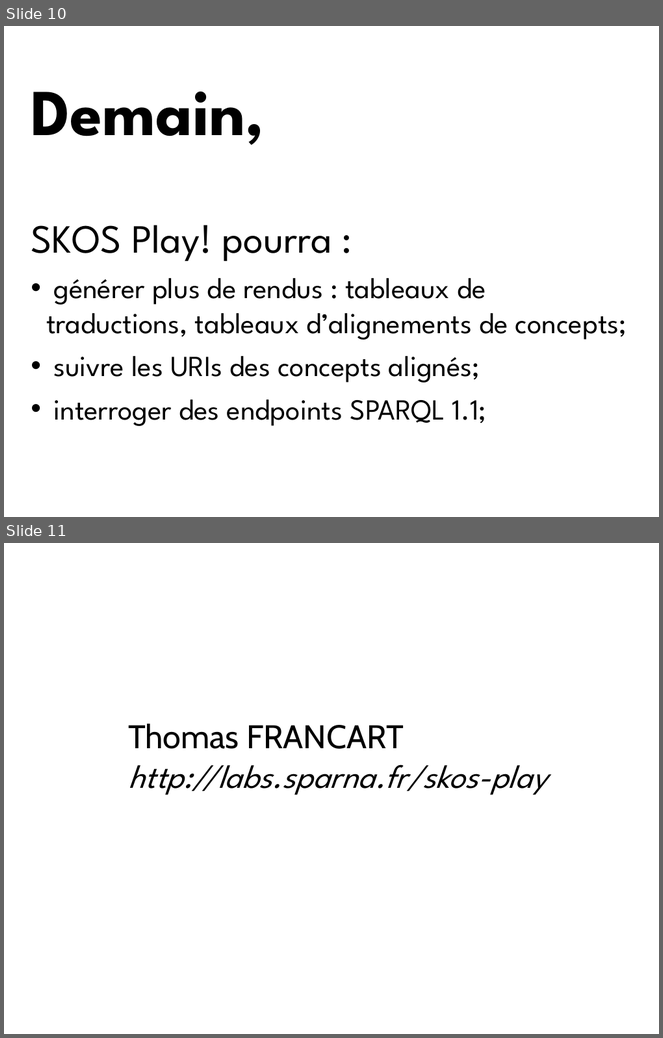
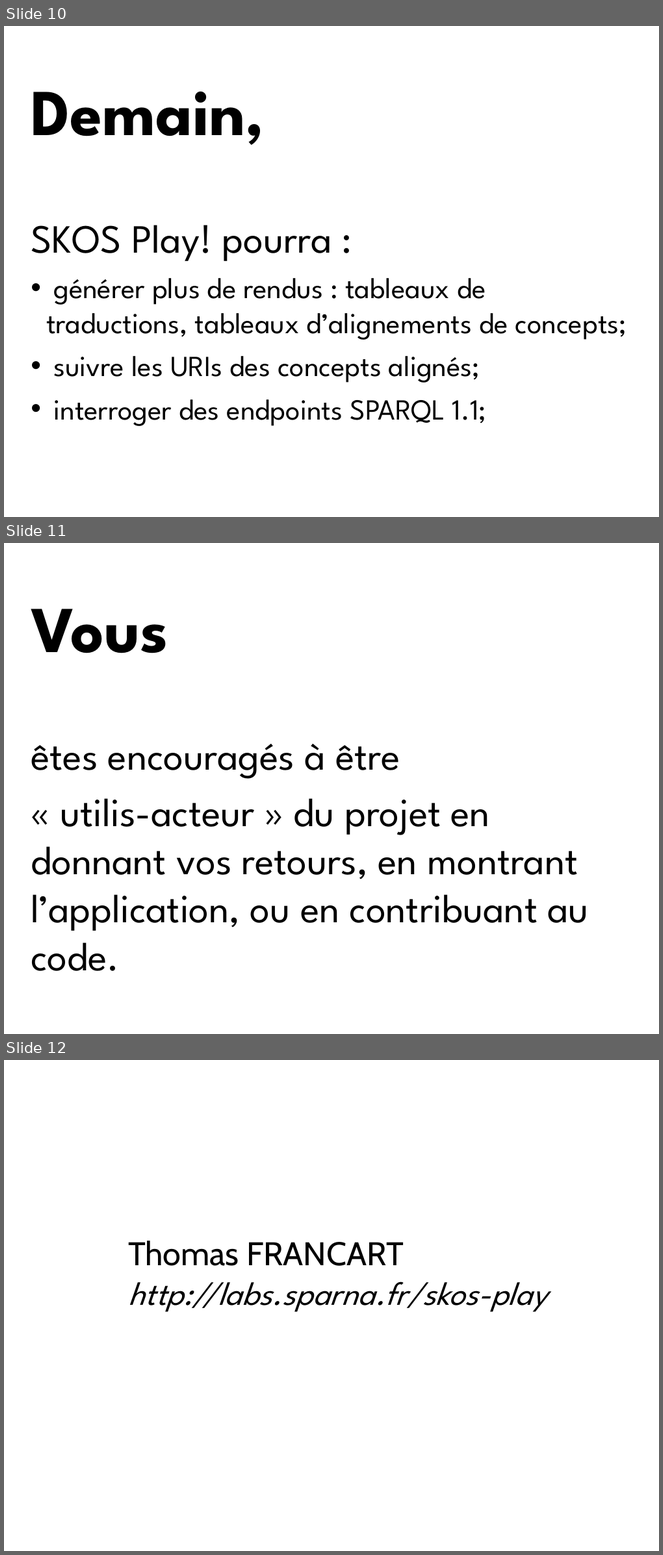
Before and after one commit to sparna-git/skos-play, a slide deck: fr.sparna/rdf/skos-play/src/site/SKOS-Play.ppt. Shown one above the other, each under a label of ours: slides 10 and 11 before the commit, slides 10, 11 and 12 after it. The pictures are 663x1038 and 663x1555 pixels, drawn with LibreOffice and Linux fonts; fonts in the diff are those of the drawing; background and template pictures are left out. Boxes give left, top, right and bottom in pixels: in the first picture for what was removed or moved away, otherwise in the second. Text is boxed around its words. In the diff, an @@ line names an element or a change of style, - is before the commit and + after.

Commit message:
Second version of PPT presentation

```diff
--- a/fr.sparna/rdf/skos-play/src/site/SKOS-Play.ppt
+++ b/fr.sparna/rdf/skos-play/src/site/SKOS-Play.ppt
@@ slide 11 added at box(4, 543, 659, 1034), background #FFFFFF @@
@@ text added at box(31, 609, 589, 931), 44 pt, text #000000 @@
+Vous
+êtes encouragés à être
+« utilis-acteur » du projet en donnant vos retours, en montrant l’application, ou en contribuant au code.
@@ what was slide 11 is now slide 12 @@
```
